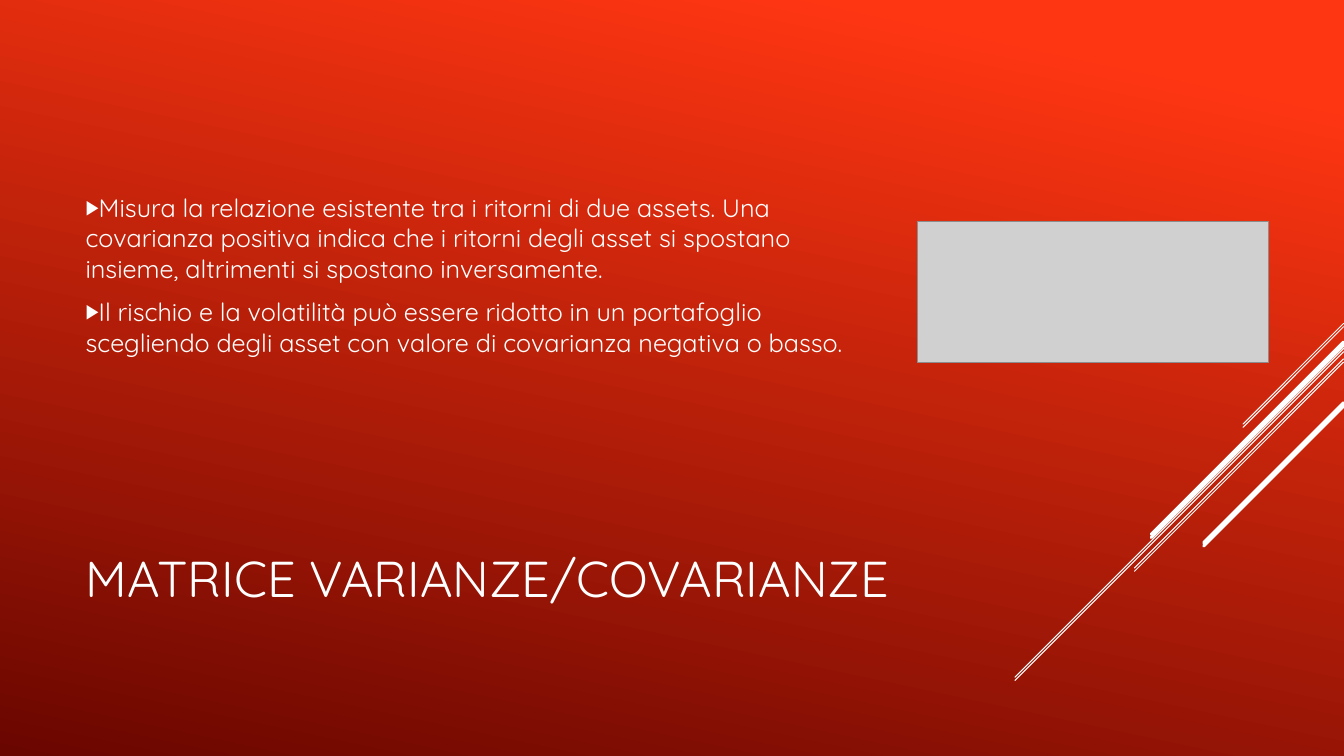
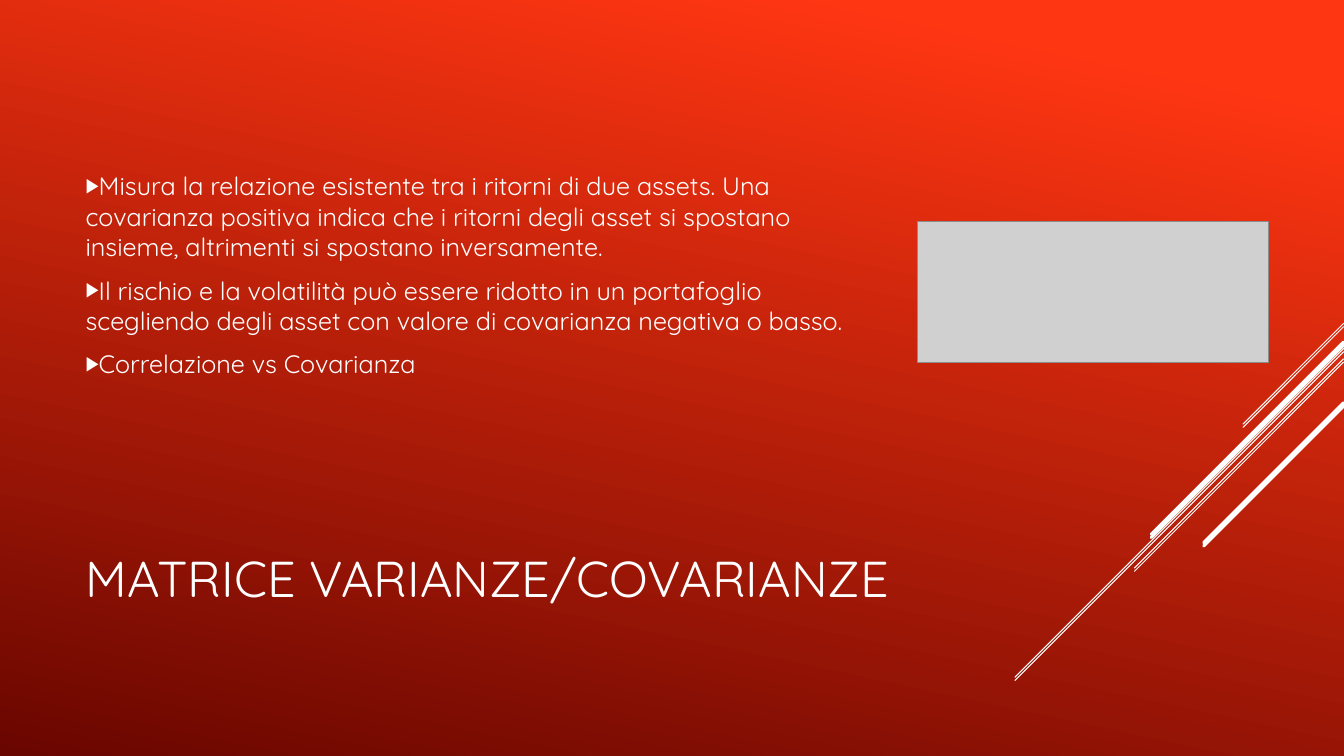
Before and after one commit to Simonotos/BusinessProject, a slide deck: slide 7 of PresentazioneProgettoBFS.pptx. Drawn at 1344x756 pixels with LibreOffice and Linux fonts; fonts in the diff are those of the drawing; grey boxes stand for pictures. Boxes give left, top, right and bottom in pixels: in the first picture for what was removed or moved away, otherwise in the second. Text is boxed around its words. In the diff, an @@ line names an element or a change of style, - is before the commit and + after.

```diff
--- a/PresentazioneProgettoBFS.pptx
+++ b/PresentazioneProgettoBFS.pptx
@@ text at (x1=99, y1=354, x2=416, y2=374): paragraph added @@
+▶ Correlazione vs Covarianza
```
Also in this commit, not shown: 7 other slides changed, 1 slide added.
